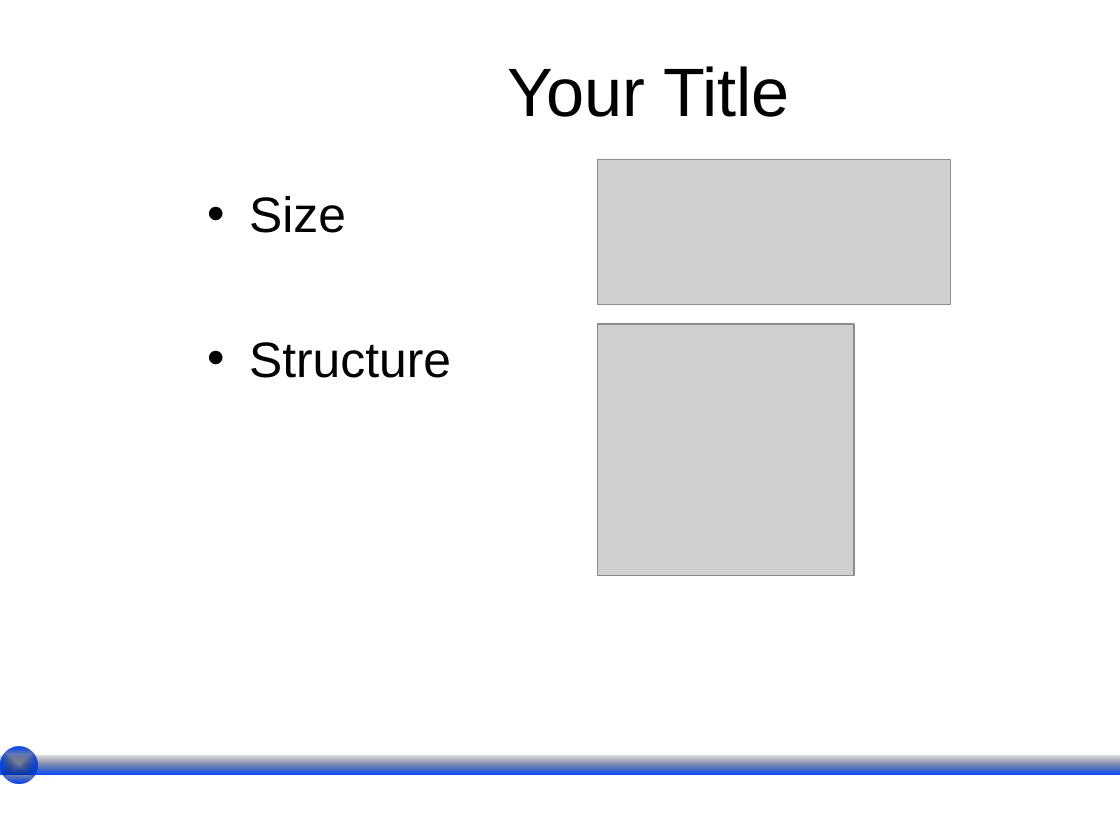
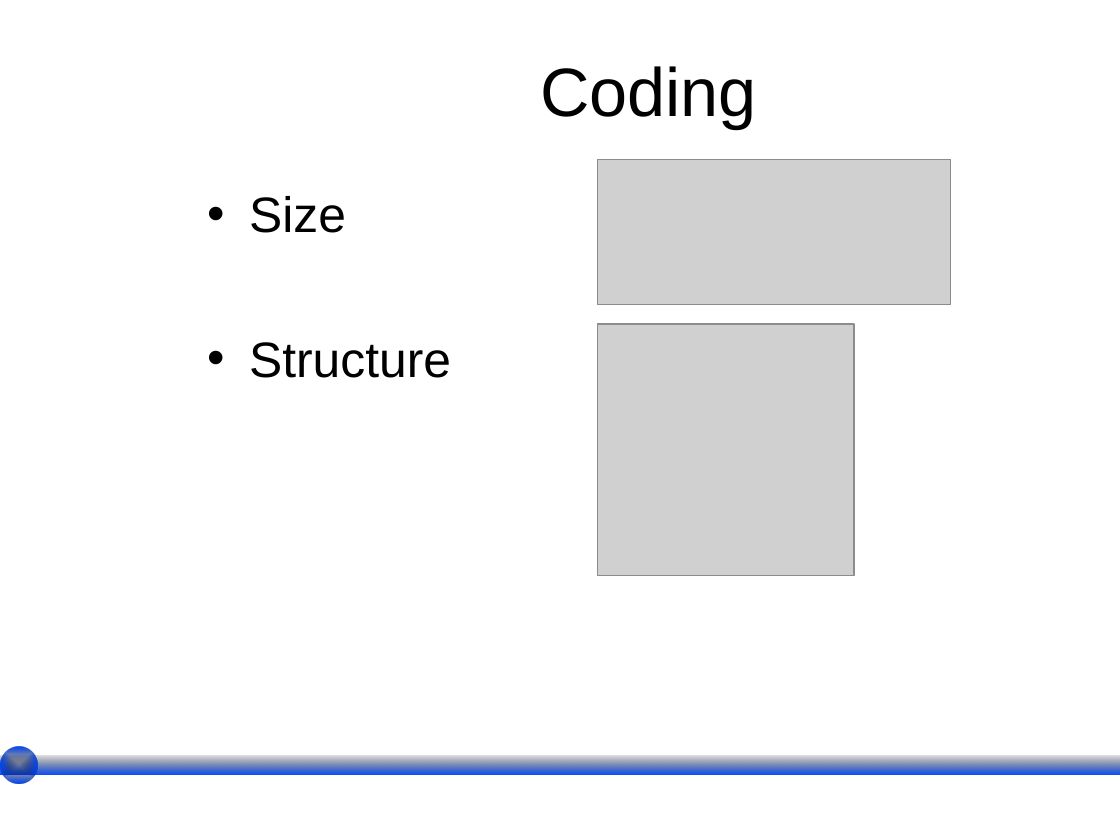
Before and after one commit to wesreisz/cis411-lightningTalks, a slide deck: slide 11 of KhaLe_LightningTalk.ppt. Drawn at 1120x840 pixels with LibreOffice and Linux fonts; fonts in the diff are those of the drawing; grey boxes stand for pictures; background and template pictures are left out. Boxes give left, top, right and bottom in pixels: in the first picture for what was removed or moved away, otherwise in the second. Text is boxed around its words. In the diff, an @@ line names an element or a change of style, - is before the commit and + after.

```diff
--- a/KhaLe_LightningTalk.ppt
+++ b/KhaLe_LightningTalk.ppt
@@ title at [540,66,757,129]: text changed @@
-Your Title
+Coding
```
Also in this commit, not shown: 6 other slides changed, 1 slide added, 1 slide removed.
